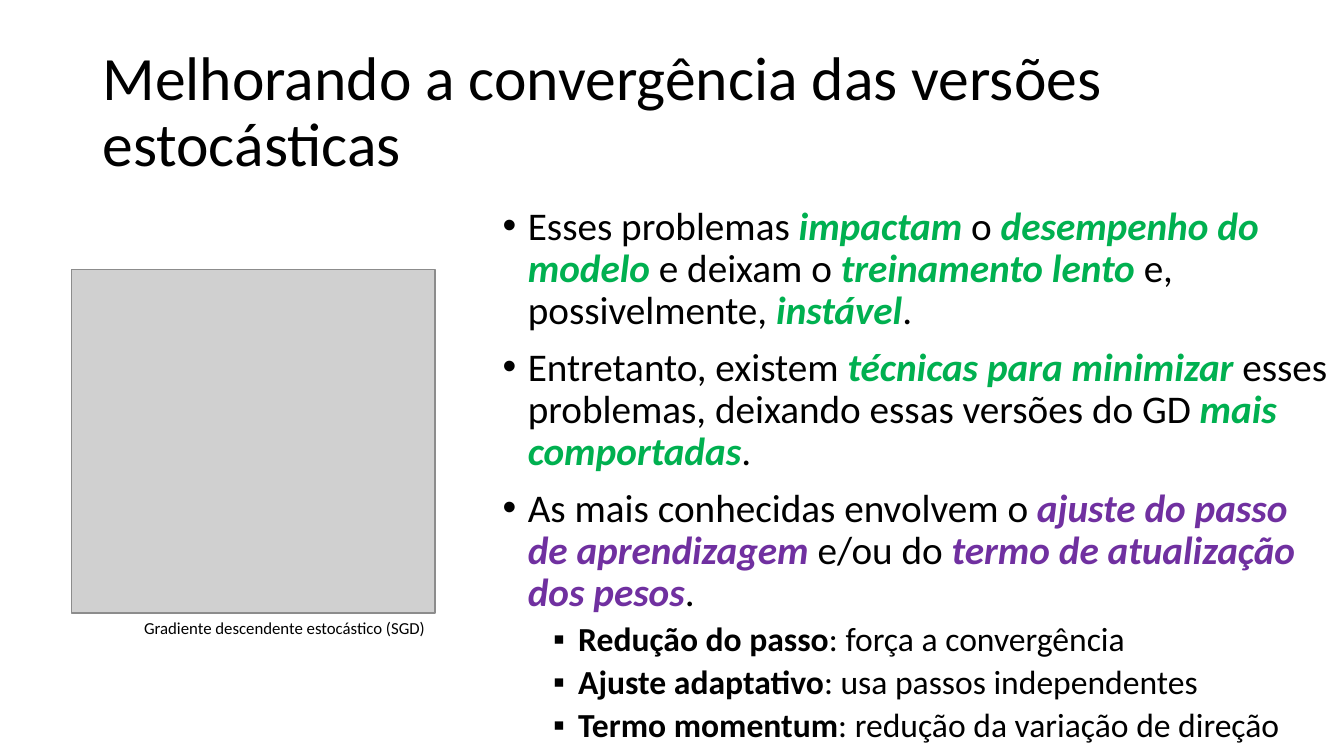
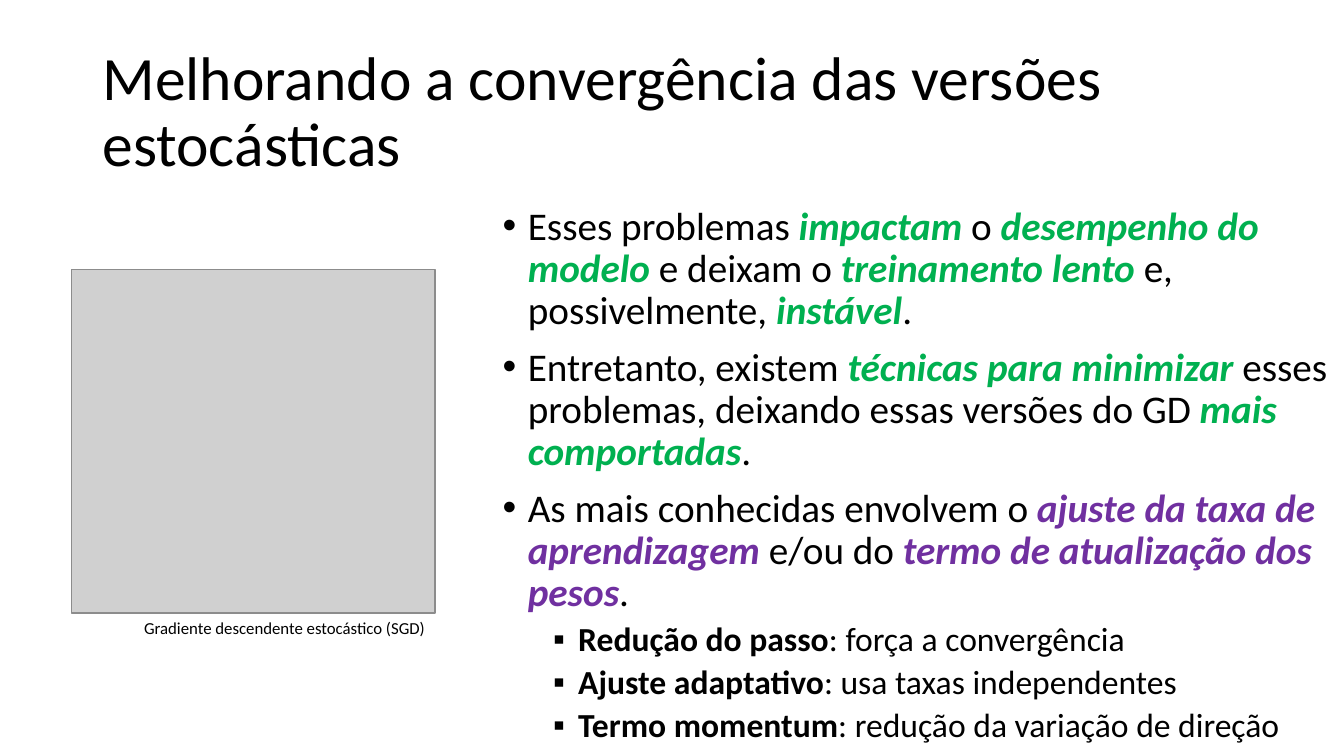
Before and after one commit to zz4fap/t319_aprendizado_de_maquina, a slide deck: slide 20 of slides/T319_Regressão_Linear (Parte III).pptx. Drawn at 1344x756 pixels with LibreOffice and Linux fonts; fonts in the diff are those of the drawing; grey boxes stand for pictures. Boxes give left, top, right and bottom in pixels: in the first picture for what was removed or moved away, otherwise in the second. Text is boxed around its words. In the diff, an @@ line names an element or a change of style, - is before the commit and + after.

```diff
--- a/slides/T319_Regressão_Linear (Parte III).pptx
+++ b/slides/T319_Regressão_Linear (Parte III).pptx
@@ text at [528,494,1315,612]: text changed @@
-• As mais conhecidas envolvem o ajuste do passo de aprendizagem e/ou do termo de atualização dos pesos.
+• As mais conhecidas envolvem o ajuste da taxa de aprendizagem e/ou do termo de atualização dos pesos.
@@ text at [578,670,1177,700]: text changed @@
-  ▪ Ajuste adaptativo: usa passos independentes
+  ▪ Ajuste adaptativo: usa taxas independentes
```
Also in this commit, not shown: 3 other slides changed, 3 other files.
